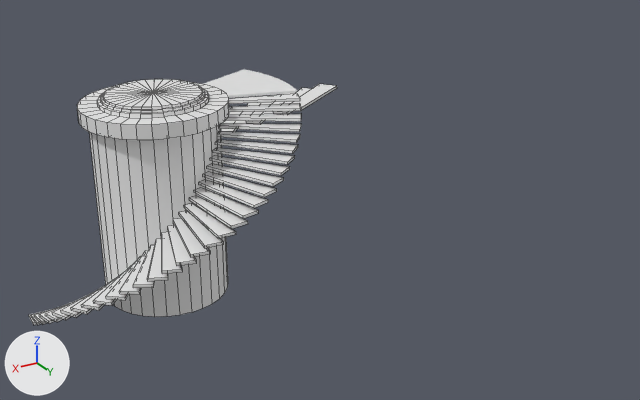
The Blender file Blender/AstronomersBar/AstronomersBar.blend: old version first, new version second.
The view is the same before and after, from a camera (50 mm lens) standing at (20.7, 57.0, 32.6) and looking at (-12.5, 1.6, 4.9). The axes (+X, +Y, +Z) are drawn at lower left. The lights are the same throughout. The picture after the commit comes second. Mesh edges are drawn as thin lines on the coarser meshes.
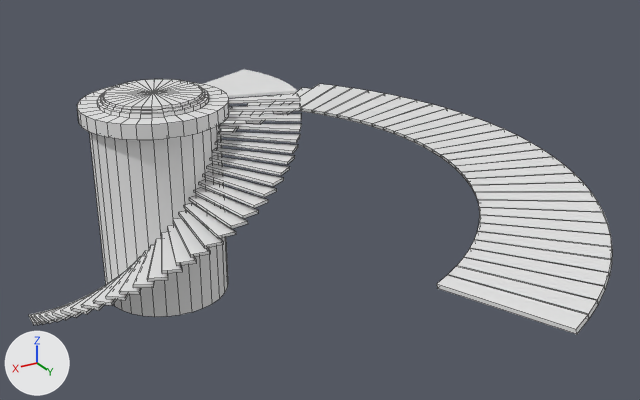
ob_topfloorguide is not drawn itself; it is used by a modifier of ob_toplevel.

Boxes (x1, y1, x2, y2) around the edits, measured in the pictures (640 x 400 px):
'TopLevel', added: after (301, 86, 613, 334)
'InnerStairs', unchanged, uncovered by the edit: after (29, 94, 301, 325)
'Circle.005', unchanged, covered by the edit: before (29, 94, 301, 325)

The edits, one by one:
Object 'TopFloorGuide' (ob_topfloorguide) is new.
Its location is (0.0, 0.0, 7.304).
Its rotation in degrees is (0, 0, -48).
Object 'TopLevel' (ob_toplevel) is new; it shows a copy of the mesh of ob_circle.
Its location is (0.0, 0.0, 7.3).
Its rotation in degrees is (0, 0, -45).
It gains a ARRAY modifier named 'Array'.
Modifier setting: count = 30.
Modifier setting: use_relative_offset = False.
Modifier setting: use_object_offset = True.
Modifier setting: offset_object = ob_topfloorguide.
